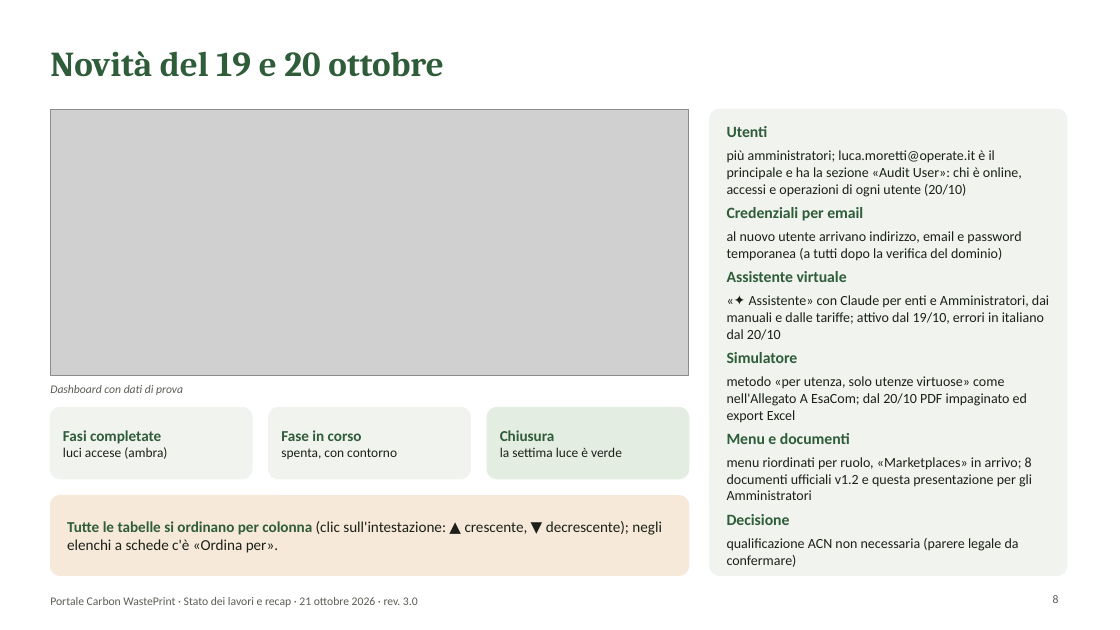
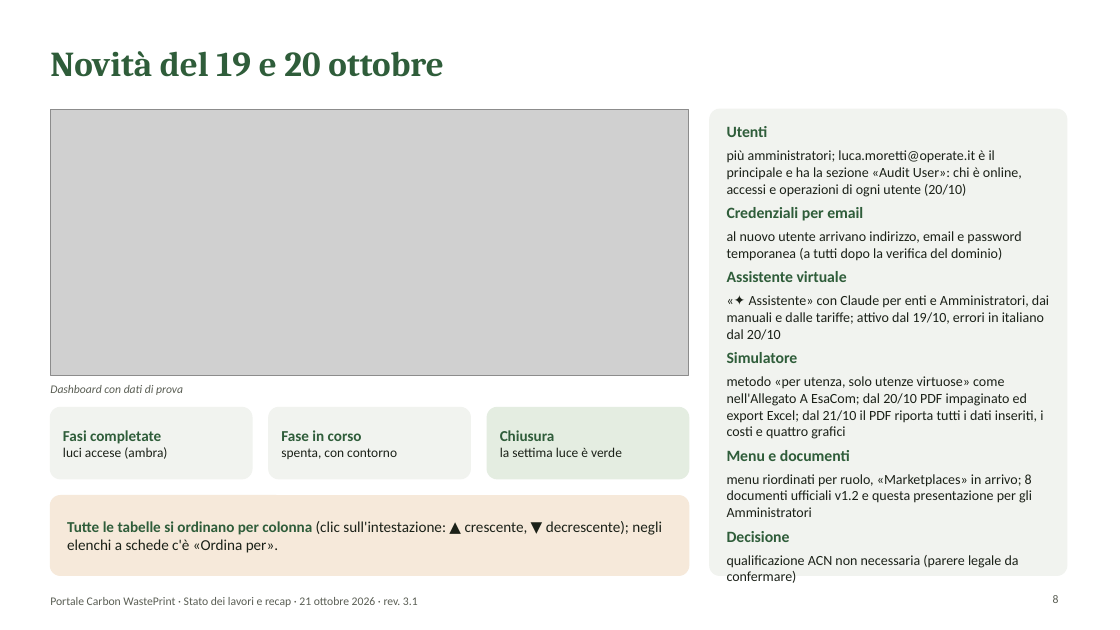
Before and after one commit to lucamorettioperate/portale-cwp, a slide deck: slide 8 of public/documentazione/Presentazione_Portale_CWP.pptx. Drawn at 1120x630 pixels with LibreOffice and Linux fonts; fonts in the diff are those of the drawing; grey boxes stand for pictures; background and template pictures are left out. Boxes give left, top, right and bottom in pixels: in the first picture for what was removed or moved away, otherwise in the second. Text is boxed around its words. In the diff, an @@ line names an element or a change of style, - is before the commit and + after.

```diff
--- a/public/documentazione/Presentazione_Portale_CWP.pptx
+++ b/public/documentazione/Presentazione_Portale_CWP.pptx
@@ text at [727, 376, 1043, 439]: text changed @@
-metodo «per utenza, solo utenze virtuose» come nell'Allegato A EsaCom; dal 20/10 PDF impaginato ed export Excel
+metodo «per utenza, solo utenze virtuose» come nell'Allegato A EsaCom; dal 20/10 PDF impaginato ed export Excel; dal 21/10 il PDF riporta tutti i dati inseriti, i costi e quattro grafici
@@ text at [50, 597, 418, 607]: text changed @@
-Portale Carbon WastePrint · Stato dei lavori e recap · 21 ottobre 2026 · rev. 3.0
+Portale Carbon WastePrint · Stato dei lavori e recap · 21 ottobre 2026 · rev. 3.1
```
Also in this commit, not shown: 13 other slides changed, 21 other files.
